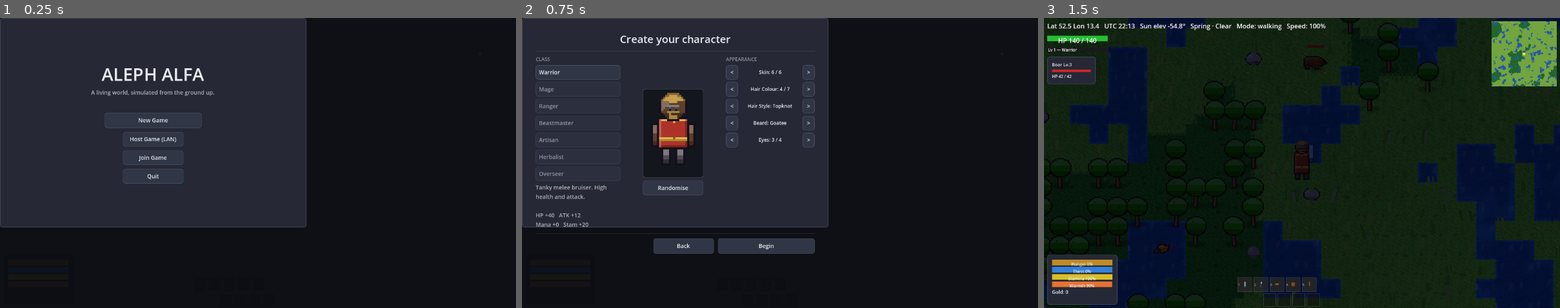
Above: before the commit, frames 1-3 (left to right).
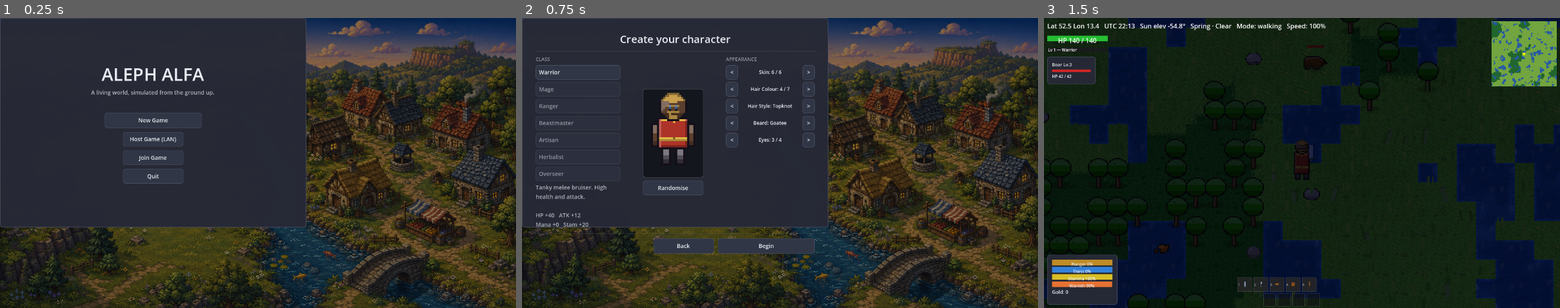
Above: after the commit, the same moments.

Repository: 269652/aleph-alpha
Game: Godot game, scene res://scenes/world.tscn
Two runs of this game, one before a commit and one after it. Both use one fixed random seed, a clock stepped at 60 frames per second and the inputs below.
Inputs:
- Up to frame 1 (0.25 s): no input
- Up to frame 2 (0.75 s): click "New Game" at 0.5 s
- Up to frame 3 (1.5 s): click "Begin" at 1.25 s

The runs differ from the first frame. In frame 1, 40% of the frame differs, in the area x 0-100%, y 0-100%; in frame 2, 39%; in frame 3, nothing differs.

Commit message:
Wire in the painted main-menu background
assets/backgrounds/main.png (AI-generated pixel art matching the game's
established village/river/grassland look) now shows behind the menu,
cropped to cover the viewport without distortion (STRETCH_KEEP_ASPECT_
COVERED). The dim overlay that used to be the whole backdrop is now a much
lighter tint on top of it (0.45 alpha vs. the old 0.94) so the panel stays
readable without hiding the art -- falls back to the original near-opaque
dim on its own if the file is ever missing, so this degrades gracefully
rather than erroring.

Co-Authored-By: Claude Sonnet 5 <noreply@anthropic.com>

Diff:
--- a/scenes/world.gd
+++ b/scenes/world.gd
@@ -139,6 +139,7 @@
 var _settings_overlay: SettingsOverlay
 var _main_menu: MainMenu
 var _menu_backdrop: ColorRect
+var _menu_background: TextureRect
 ## Shared dark/rounded UI theme (see UiTheme), assigned to every window/menu so
 ## the whole UI reads as one styled system rather than raw grey boxes.
 var _ui_theme := UiTheme.new().build_theme()
@@ -227,13 +228,36 @@
 		_show_main_menu()
 
 
+## Path to the menu's painted backdrop (see concept art prompt in the commit
+## this was added in). Optional -- MENU_BACKGROUND_PATH missing just means
+## the plain dim ColorRect (below) is all that shows, so dropping the asset
+## in later works with no code change.
+const MENU_BACKGROUND_PATH := "res://assets/backgrounds/main.png"
+
+
 ## Builds the start-up main menu (see MainMenu). The world is paused behind it
 ## (the menu itself keeps running via PROCESS_MODE_ALWAYS) until a choice is made.
 func _show_main_menu() -> void:
-	# A full-screen dim backdrop so the game world/HUD doesn't bleed through
-	# behind the menu (it did before this pass).
+	# The painted backdrop, if present -- covers the full screen, cropped
+	# (not stretched/squashed) to whatever aspect ratio the viewport is.
+	if ResourceLoader.exists(MENU_BACKGROUND_PATH):
+		_menu_background = TextureRect.new()
+		_menu_background.texture = load(MENU_BACKGROUND_PATH)
+		_menu_background.set_anchors_preset(Control.PRESET_FULL_RECT)
+		_menu_background.expand_mode = TextureRect.EXPAND_IGNORE_SIZE
+		_menu_background.stretch_mode = TextureRect.STRETCH_KEEP_ASPECT_COVERED
+		_menu_background.process_mode = Node.PROCESS_MODE_ALWAYS
+		_ui.add_child(_menu_background)
+
+	# A dim overlay so the game world/HUD doesn't bleed through behind the
+	# menu (it did before this pass) and the panel stays readable over the
+	# backdrop art -- much lighter than before now there's real art to show
+	# through it; falls back to a near-opaque dim on its own if the art is
+	# missing.
 	_menu_backdrop = ColorRect.new()
-	_menu_backdrop.color = Color(0.04, 0.05, 0.07, 0.94)
+	_menu_backdrop.color = (
+		Color(0.02, 0.02, 0.04, 0.45) if _menu_background != null else Color(0.04, 0.05, 0.07, 0.94)
+	)
 	_menu_backdrop.set_anchors_preset(Control.PRESET_FULL_RECT)
 	_menu_backdrop.process_mode = Node.PROCESS_MODE_ALWAYS
 	_ui.add_child(_menu_backdrop)
@@ -269,6 +293,9 @@
 	if _menu_backdrop != null:
 		_menu_backdrop.queue_free()
 		_menu_backdrop = null
+	if _menu_background != null:
+		_menu_background.queue_free()
+		_menu_background = null
 
 
 func _start_server() -> void:
Binary file added: assets/backgrounds/main.png
